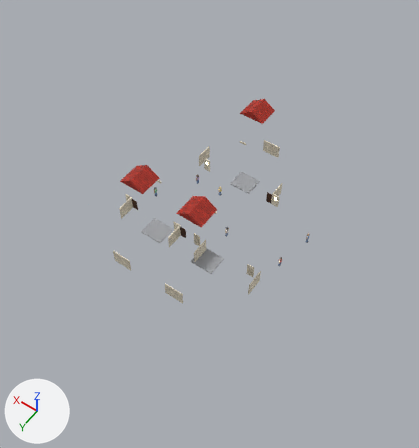
Renders of the glTF model scene.glb from each side of a commit.
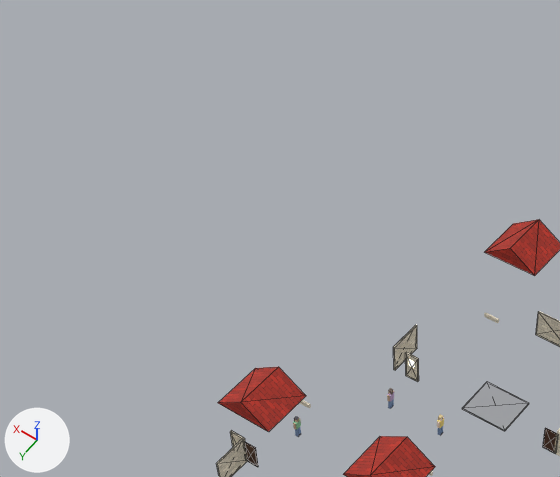
The first picture shows the older version from a 50 mm lens placed at (-29.6, 35.9, 64.4), pointed at (-1.1, -4.1, 1.7). The close-ups show the older and then the newer version on the part from 5% to 65% of the width and 0% to 48% of the height of that picture. Only the edits that show in the close-ups are written down. Every picture has the same lights, and +X, +Y and +Z are marked at lower left. Both versions are drawn at frame 1150 of the action 'Cam_WalkAction.001'; the numbers are the values there. The close-ups show mesh edges as thin lines.

Objects in the first close-up: 'House2_Roof', 'House2_WallRight', 'House3_Floor', 'House3_Roof', 'House3_WallBack', 'House_Roof' and 9 more.
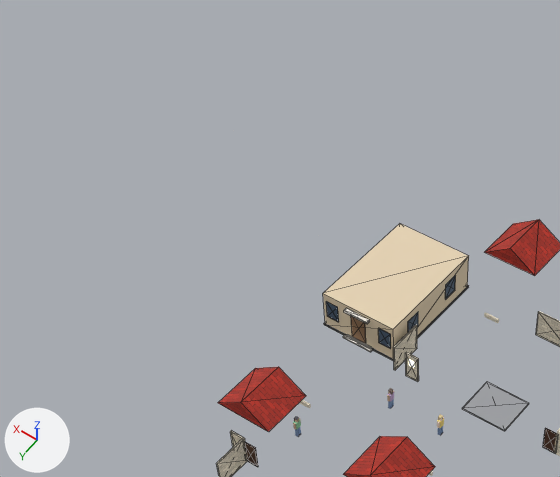
What differs and where, as boxes [x1, y1, x2, y2] in the close-ups (560 x 477 px):
```json
{"object": "AptA_F1", "change": "added", "after": [323, 224, 469, 361], "faces in mat_apt_wall (beige #e7d4b5)": [323, 224, 469, 359], "faces in mat_apt_win (dark blue #4b5d73)": [326, 275, 456, 349], "faces in mat_apt_trim (white #f6f1e7)": [343, 308, 372, 352], "faces in mat_apt_door (brown #997655)": [351, 316, 366, 344], "faces in mat_apt_plinth (grey #736f6c)": [324, 285, 469, 361]}
```

Scene script edits in JSON lines:
```json
{"op": "add", "block": "mat_apt_plinth", "code": ["mat_apt_plinth = principled_material('Apt_Plinth')", "mat_apt_plinth.base_color = (0.17, 0.16, 0.15)  # grey #736f6c", "mat_apt_plinth.roughness = 0.9"]}
{"op": "add", "block": "mat_apt_wall", "code": ["mat_apt_wall = principled_material('Apt_Wall')", "mat_apt_wall.base_color = (0.8, 0.66, 0.46)  # beige #e7d4b5", "mat_apt_wall.roughness = 0.85"]}
{"op": "add", "block": "mat_apt_trim", "code": ["mat_apt_trim = principled_material('Apt_Trim')", "mat_apt_trim.base_color = (0.92, 0.88, 0.8)  # white #f6f1e7", "mat_apt_trim.roughness = 0.7"]}
{"op": "add", "block": "mat_apt_door", "code": ["mat_apt_door = principled_material('Apt_Door')", "mat_apt_door.base_color = (0.32, 0.18, 0.09)  # brown #997655", "mat_apt_door.roughness = 0.65"]}
{"op": "add", "block": "mat_apt_win", "code": ["mat_apt_win = principled_material('Apt_Win')", "mat_apt_win.base_color = (0.07, 0.11, 0.17)  # dark blue #4b5d73", "mat_apt_win.metallic = 0.15", "mat_apt_win.roughness = 0.35"]}
{"op": "add", "block": "me_apta_f1", "code": ["me_apta_f1 = bpy.data.meshes.new('AptA_F1')", "me_apta_f1.from_pydata(...)  # 128 vertices, 192 faces; spans x -3.07..3.07, y -4.57..4.8, z 0.0..3.0", "# faces by material slot: [12, 120, 36, 12, 12]", "me_apta_f1.materials.append(mat_apt_wall)  # beige #e7d4b5", "me_apta_f1.materials.append(mat_apt_win)  # dark blue #4b5d73", "me_apta_f1.materials.append(mat_apt_trim)  # white #f6f1e7", "me_apta_f1.materials.append(mat_apt_plinth)  # grey #736f6c", "me_apta_f1.materials.append(mat_apt_door)  # brown #997655"]}
{"op": "add", "block": "ob_apta_f1", "code": ["ob_apta_f1 = bpy.data.objects.new('AptA_F1', me_apta_f1)", "ob_apta_f1.parent = ob_apta_root", "ob_apta_f1.location = (0.0, 0.0, 0.0)"]}
{"op": "add", "block": "ob_apta_root", "code": ["ob_apta_root = bpy.data.objects.new('AptA_Root', None)", "ob_apta_root.location = (11.0, -18.5, 0.0)"]}
```
